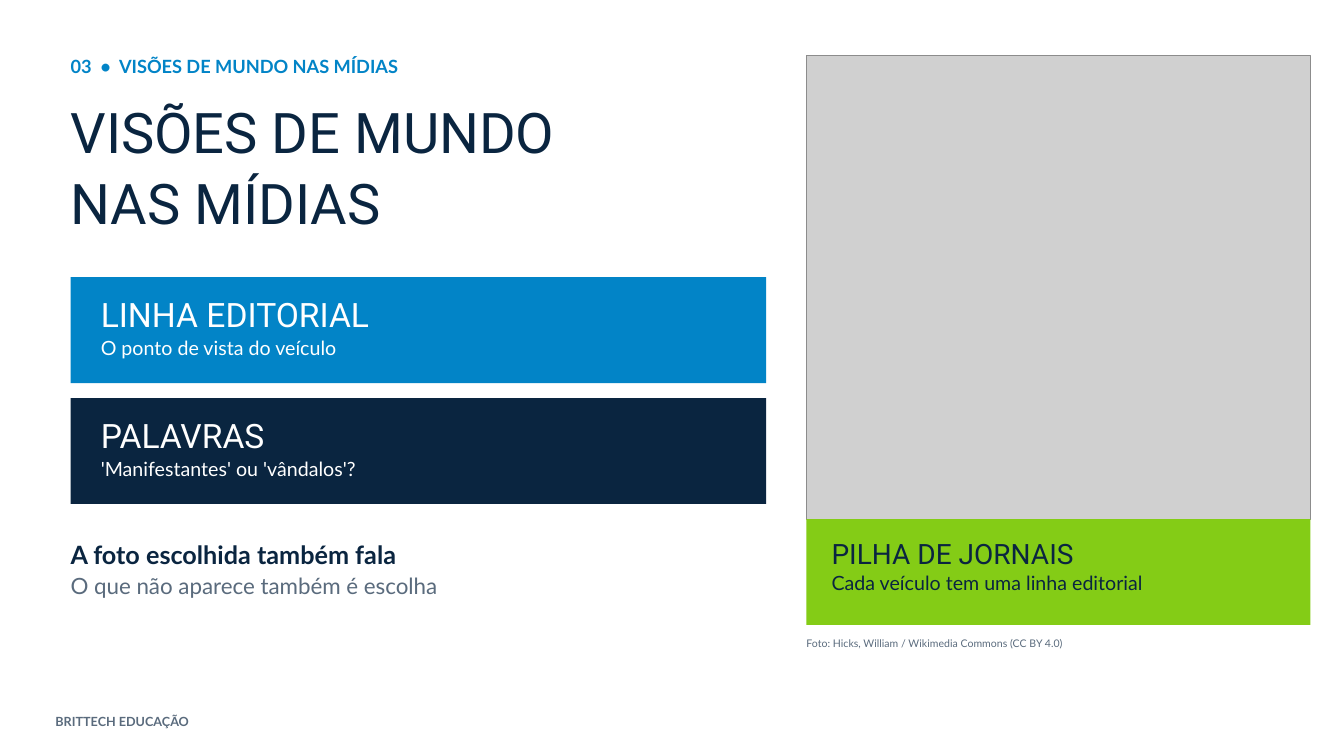
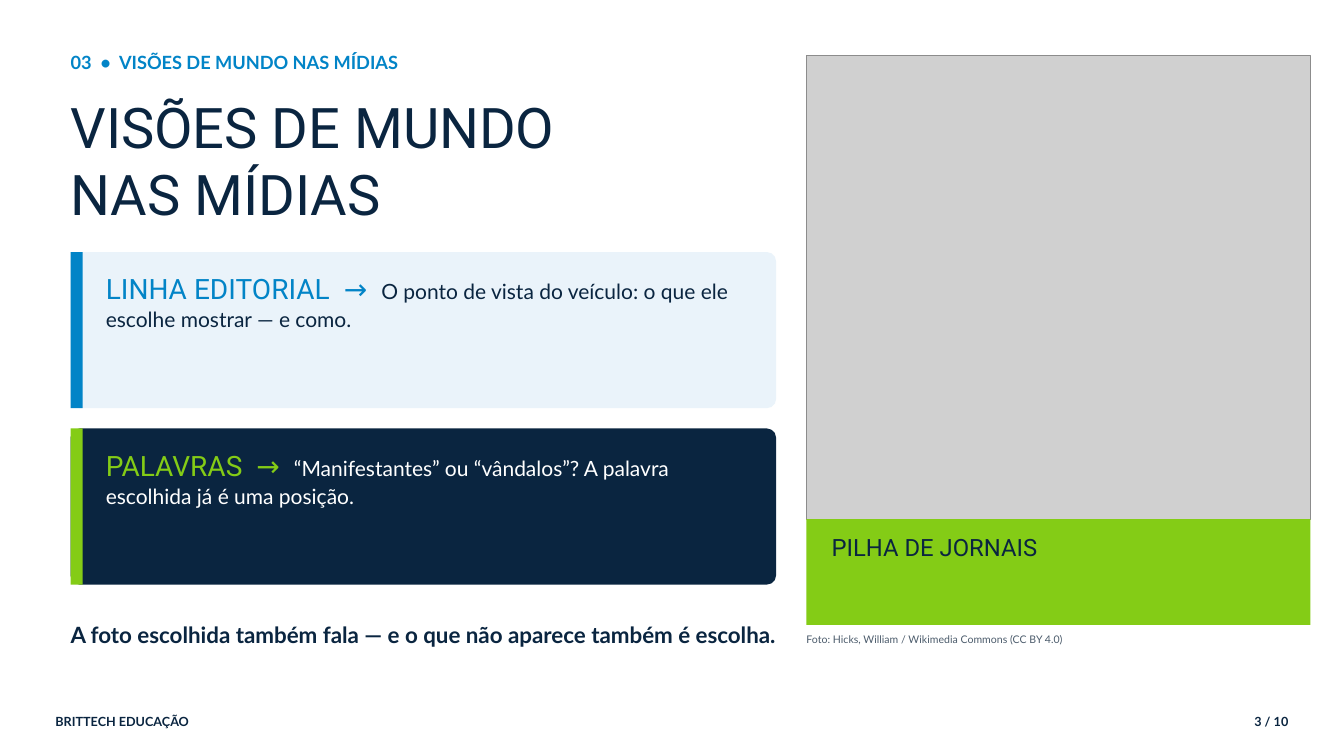
Before and after one commit to thiagollipe-web/brittech-educacao-aulas, a slide deck: slide 3 of ensino-medio/lingua-portuguesa-1serie-midias-discursos.pptx. Drawn at 1344x756 pixels with LibreOffice and Linux fonts; fonts in the diff are those of the drawing; grey boxes stand for pictures. Boxes give left, top, right and bottom in pixels: in the first picture for what was removed or moved away, otherwise in the second. Text is boxed around its words. In the diff, an @@ line names an element or a change of style, - is before the commit and + after.

```diff
--- a/ensino-medio/lingua-portuguesa-1serie-midias-discursos.pptx
+++ b/ensino-medio/lingua-portuguesa-1serie-midias-discursos.pptx
@@ text "03 • VISÕES DE MUNDO ..." at bbox=[71, 54, 398, 69]: line spacing 1 to 1.05; less space between paragraphs @@
@@ text "VISÕES DE MUNDO" at bbox=[71, 98, 554, 216]: line spacing 1.02 to 1; less space between paragraphs @@
@@ rounded rectangle added at bbox=[71, 252, 776, 408], fill #EAF3FA @@
@@ rectangle added at bbox=[71, 252, 83, 408], fill #0284C7 @@
@@ rectangle removed at bbox=[71, 277, 766, 383] @@
@@ text at bbox=[106, 278, 728, 327]: text changed; size 14 to 15 pt; text colour #FFFFFF to #0A2540 @@
-LINHA EDITORIAL
-O ponto de vista do veículo
+LINHA EDITORIAL → O ponto de vista do veículo: o que ele escolhe mostrar — e como.
@@ rectangle removed at bbox=[71, 398, 766, 504] @@
@@ rounded rectangle added at bbox=[71, 429, 776, 585], fill #0A2540 @@
@@ rectangle added at bbox=[71, 429, 83, 585], fill #84CC16 @@
@@ text at bbox=[106, 456, 669, 508]: text changed; size 14 to 15 pt @@
-PALAVRAS
-'Manifestantes' ou 'vândalos'?
+PALAVRAS → “Manifestantes” ou “vândalos”? A palavra escolhida já é uma posição.
@@ text "PILHA DE JORNAIS" at bbox=[832, 539, 1038, 556]: size 20 to 17 pt; less space between paragraphs @@
@@ text at bbox=[832, 575, 1142, 590]: paragraph removed @@
-Cada veículo tem uma linha editorial
@@ text at bbox=[71, 626, 776, 647]: text changed; text colour #5A6B7D to #0A2540; bold on @@
-A foto escolhida também fala
-O que não aparece também é escolha
+A foto escolhida também fala — e o que não aparece também é escolha.
@@ text "Foto: Hicks, William / Wikimedia ..." at bbox=[806, 635, 1063, 645]: text colour #5A6B7D to #4B5B6B; line spacing 1 to 1.05; less space between paragraphs @@
@@ text "BRITTECH EDUCAÇÃO" at bbox=[55, 716, 189, 729]: text colour #5A6B7D to #0A2540; line spacing 1 to 1.05; less space between paragraphs @@
@@ text added at bbox=[1254, 716, 1289, 726], 9 pt, text #0A2540, bold @@
+3 / 10
```
Also in this commit, not shown: 2 other slides changed, 7 slides added, 5 slides removed, 4 other files.
